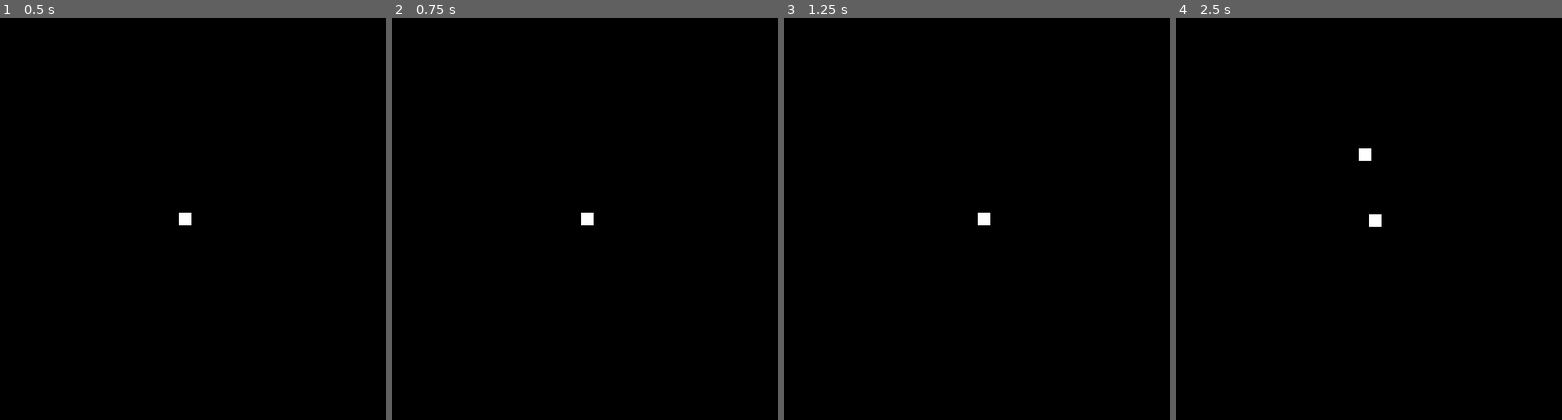
Above: before the commit, frames 1-4 (left to right).
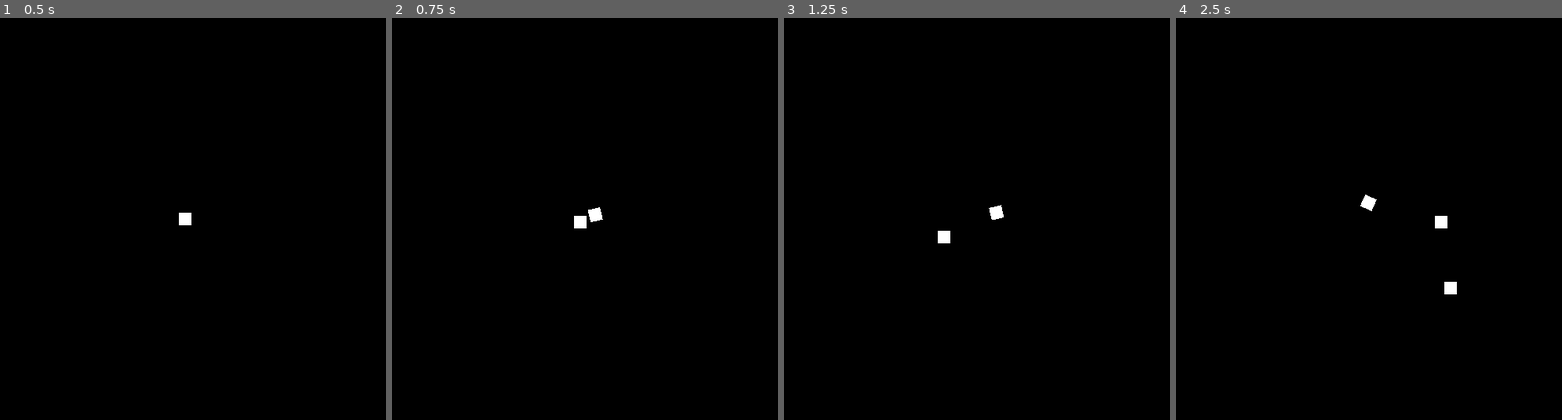
Above: after the commit, the same moments.

Repository: theowiik/PITCH-BLACK
Game: Godot game, scene res://scenes/Game.tscn
The game is run twice, just before and just after one commit, with the same random seed, the same clock (stepped at 60 frames per second) and the same inputs.
Inputs (mouse positions are in pixels of both pictures, inside the frame that each line leads up to):
- Up to frame 1 (0.5 s): no input
- Up to frame 2 (0.75 s): tap Enter at 0.5 s; move the mouse to (666, 198) at 0.52 s; hold D (right) from 0.53 s (still down); hold Right mouse button (add_rocket) from 0.53 s (still down)
- Up to frame 3 (1.25 s): keep holding D (right); keep holding Right mouse button (add_rocket)
- Up to frame 4 (2.5 s): move the mouse to (1280, 239) at 1.27 s; release D (right) at 1.28 s; release Right mouse button (add_rocket) at 1.28 s; hold S (down) 1.28-2.03 s; right-click (1280, 239) at 1.35 s; tap Space at 2 s; move the mouse to (1399, 130) at 2.02 s; press the mouse at (1399, 130) at 2.03 s; hold D (right) from 2.03 s (still down); right-click (1399, 130) at 2.3 s

Frame 1 is identical in both runs. In frame 2, 0.2% of the frame differs, in the area x 47-55%, y 47-53%; in frame 3, 0.3%; in frame 4, 0.5%, in the area x 47-73%, y 32-69%.

Commit message:
add rocket

Diff:
--- a/project.godot
+++ b/project.godot
@@ -73,6 +73,11 @@
 "events": [ Object(InputEventMouseButton,"resource_local_to_scene":false,"resource_name":"","device":0,"alt":false,"shi …(212 unchanged characters)…
  ]
 }
+explode_rocket={
+"deadzone": 0.5,
+"events": [ Object(InputEventMouseButton,"resource_local_to_scene":false,"resource_name":"","device":0,"alt":false,"shift":false,"control":false,"meta":false,"command":false,"button_mask":0,"position":Vector2( 0, 0 ),"global_position":Vector2( 0, 0 ),"factor":1.0,"button_index":2,"pressed":false,"doubleclick":false,"script":null)
+ ]
+}
 
 [layer_names]
 
--- a/scripts/Actor.gd
+++ b/scripts/Actor.gd
@@ -35,4 +35,6 @@
 		get_tree().set_input_as_handled()
 
 	if event.is_action_pressed("add_rocket"):
+		controlling = false
 		emit_signal("rocket_added")
+		get_tree().set_input_as_handled()
--- a/scripts/Game.gd
+++ b/scripts/Game.gd
@@ -4,16 +4,25 @@
 onready var player: Actor = get_node("Actor")
 onready var camera: Camera2D = get_node("Camera")
 
-func _ready():
+func _ready() -> void:
 	player.connect("shoot", self, "on_shoot")
+	player.connect("rocket_added", self, "on_rocket_added")
 	remove_child(camera)
 	player.add_child(camera)
 
 func on_shoot(projectile: Projectile) -> void:
 	add_child(projectile)
 
-func on_rocket() -> void:
+func on_rocket_added() -> void:
 	var instance = rocket.instance()
 	player.remove_child(camera)
 	instance.add_child(camera)
+	instance.connect("exploded", self, "on_rocket_exploded")
 	add_child(instance)
+
+func on_rocket_exploded() -> void:
+	var cam_parent = camera.get_parent()
+	if cam_parent != null:
+		cam_parent.remove_child(camera)
+	player.add_child(camera)
+	player.controlling = true
--- a/scripts/Projectile.gd
+++ b/scripts/Projectile.gd
@@ -2,14 +2,13 @@
 
 class_name Projectile
 
-var dir_vector = Vector2(1, 1)
-const speed = 200;
+var dir_vector: Vector2 = Vector2(0, 0)
+const speed: int = 200;
 
 func _ready():
-	var m: Vector2 = get_global_mouse_position()
-	dir_vector = Vector2(
-					m.x - global_position.x,
-					m.y - global_position.y).normalized()
+	var m = get_global_mouse_position()
+	var c_pos = global_position
+	dir_vector = Vector2(m.x - c_pos.x, m.y - c_pos.y).normalized()
 
 func _physics_process(delta):
 	transform = transform.translated(dir_vector * speed * delta)
--- a/scripts/Rocket.gd
+++ b/scripts/Rocket.gd
@@ -2,5 +2,29 @@
 
 class_name Rocket
 
-func _ready():
-	pass
+signal exploded
+
+var dir_vector: Vector2 = Vector2(0, 0)
+const speed: int = 200
+const rotation_speed: float = 0.1
+
+func _physics_process(delta) -> void:
+	var desired_dir: Vector2 = dir_to_mouse()
+	dir_vector = (dir_vector + desired_dir * rotation_speed).normalized()
+	global_position += dir_vector * speed * delta
+	global_rotation = dir_vector.angle()
+
+# Returns a normalized vector pointing towards the mouse from the rocket.
+func dir_to_mouse() -> Vector2:
+	var m = get_global_mouse_position()
+	var c_pos = global_position
+	return Vector2(m.x - c_pos.x, m.y - c_pos.y).normalized()
+
+func explode() -> void:
+	emit_signal("exploded")
+	queue_free()
+
+func _input(event) -> void:
+	if event.is_action_pressed("explode_rocket"):
+		explode()
+		get_tree().set_input_as_handled()
